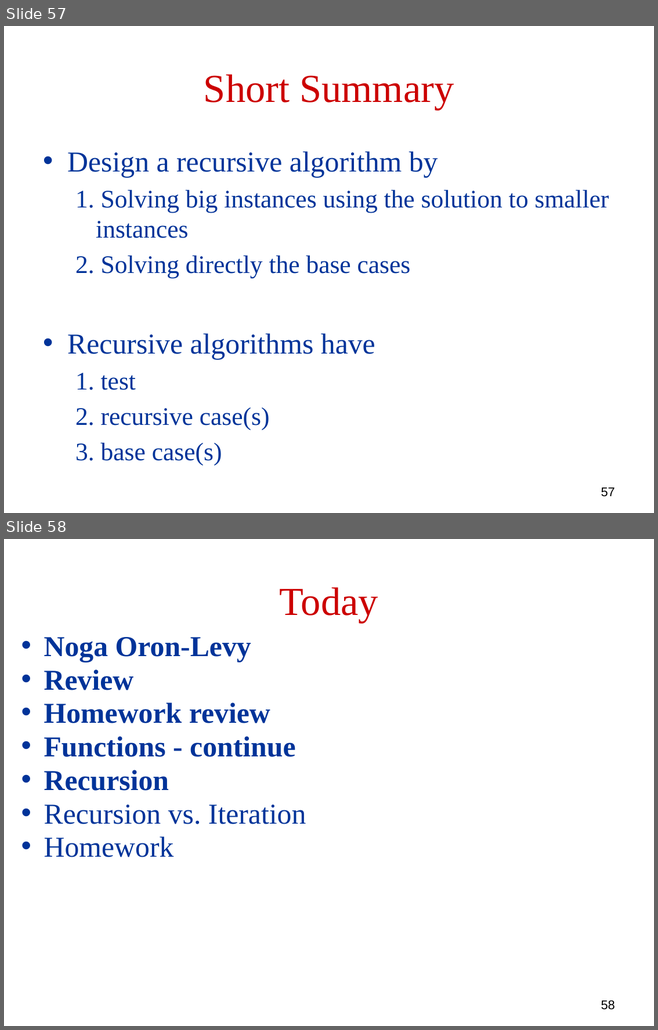
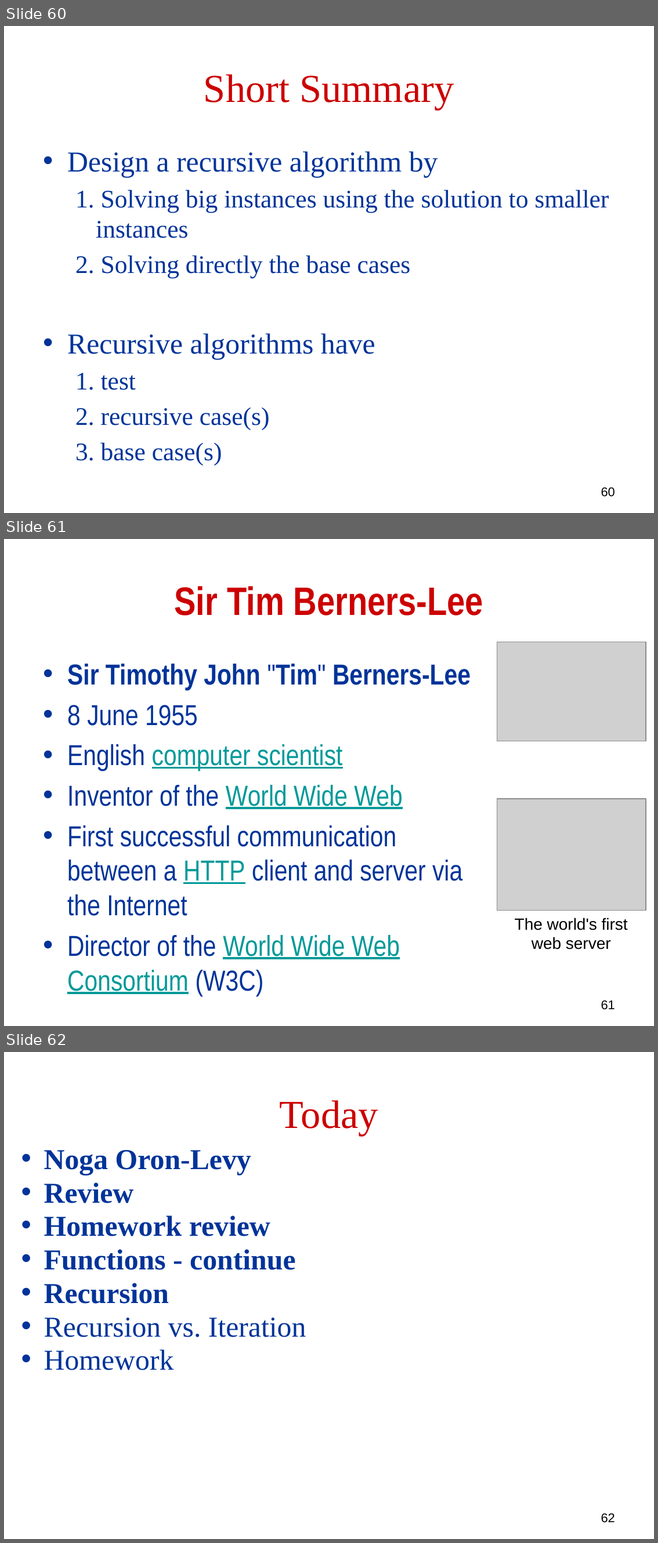
Before and after one commit to robintux/gip, a slide deck: Sessions/3/gip3.pptx. Shown one above the other, each under a label of ours: slides 57 and 58 before the commit, slides 60, 61 and 62 after it. The pictures are 658x1030 and 658x1543 pixels, drawn with LibreOffice and Linux fonts; fonts in the diff are those of the drawing; grey boxes stand for pictures. Boxes give left, top, right and bottom in pixels: in the first picture for what was removed or moved away, otherwise in the second. Text is boxed around its words. In the diff, an @@ line names an element or a change of style, - is before the commit and + after.

```diff
--- a/Sessions/3/gip3.pptx
+++ b/Sessions/3/gip3.pptx
@@ slide 61 added at <box>4,539,654,1026</box>, background #FFFFFF @@
@@ title added at <box>175,586,483,616</box>, 44 pt, text #CC0000, bold @@
+Sir Tim Berners-Lee
@@ picture added at <box>496,642,645,741</box> @@
@@ text added at <box>67,664,470,959</box>, 32 pt, text #003399 @@
+• Sir Timothy John "Tim" Berners-Lee
+• 8 June 1955
+• English computer scientist
+• Inventor of the World Wide Web
+• First successful communication between a HTTP client and server via the Internet
+• Director of the World Wide Web Consortium (W3C)
@@ picture added at <box>496,799,645,911</box> @@
@@ text added at <box>514,918,628,950</box>, 18 pt, text #000000 @@
+The world's first web server
@@ page number added at <box>601,1001,615,1010</box>, 14 pt, text #000000 @@
+61
@@ what was slide 57 is now slide 60 @@
@@ page number at <box>601,487,615,497</box>: text changed @@
-57
+60
@@ what was slide 58 is now slide 62 @@
@@ page number at <box>601,1513,615,1523</box>: text changed @@
-58
+62
```
Also in this commit, not shown: 3 other slides added.
